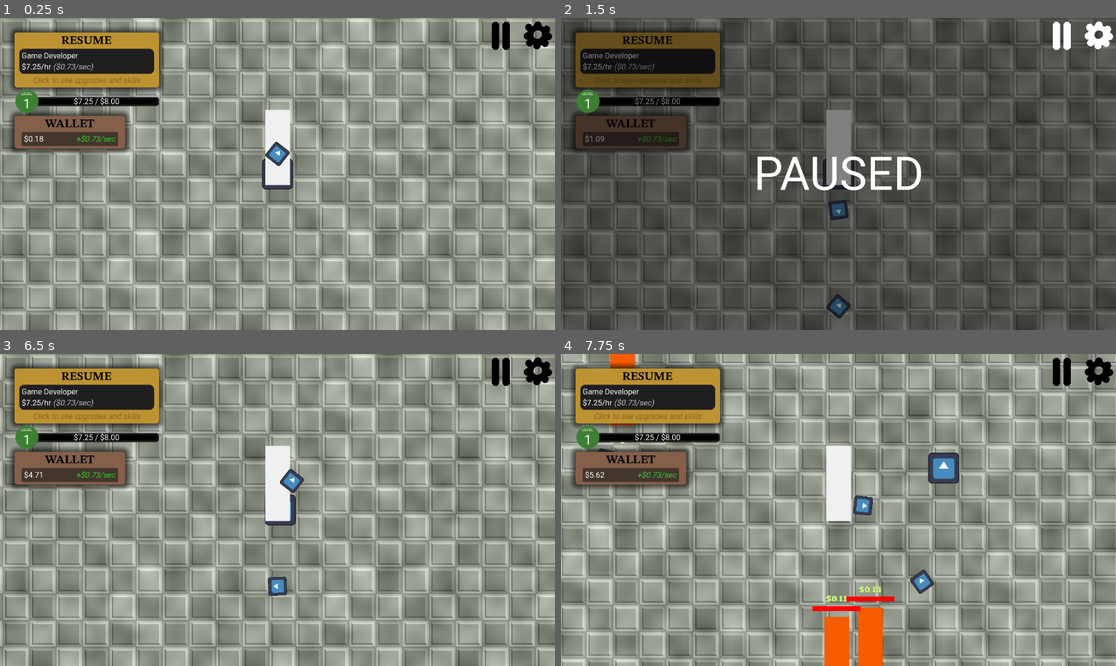
Above: before the commit, frames 1-4 (two rows, left to right).
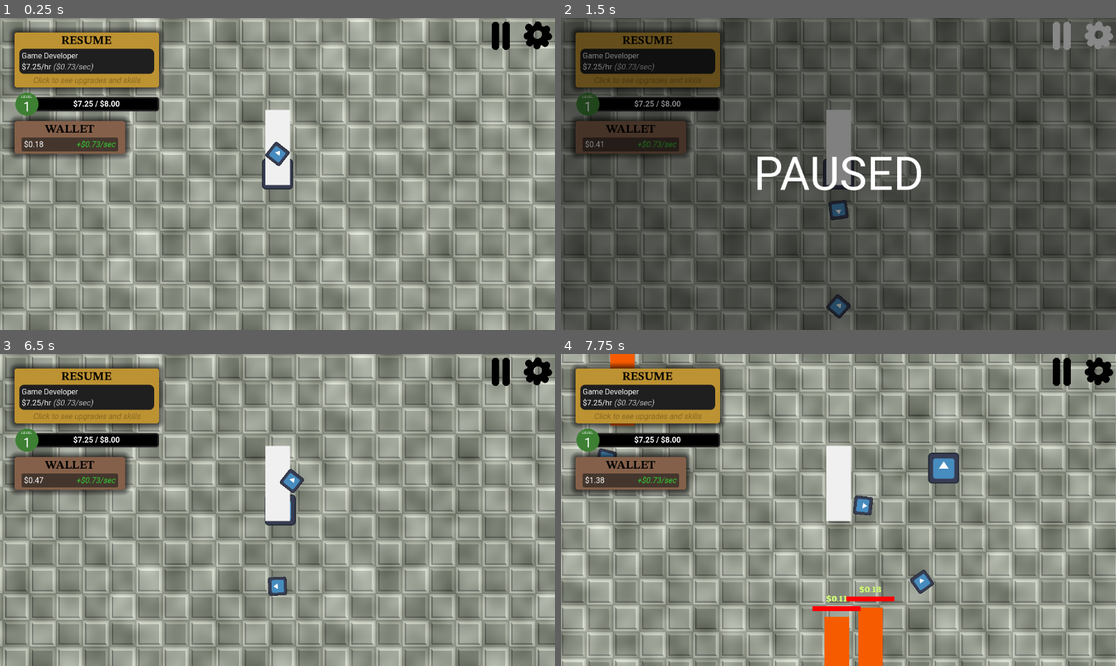
Above: after the commit, the same moments.

Repository: artmouse155/Escape-Minimum-Wage
Game: Godot game, scene res://main.tscn
Two runs of this game, one before a commit and one after it. Both use one fixed random seed, a clock stepped at 60 frames per second and the inputs below. The engine's default icon, where the game draws it, is replaced by a stand-in: a white triangle on a blue panel in a dark square.
Inputs (mouse positions are in pixels of both pictures, inside the frame that each line leads up to):
- Up to frame 1 (0.25 s): no input
- Up to frame 2 (1.5 s): click (1060, 36) at 0.5 s; click (1099, 36) at 1.25 s
- Up to frame 3 (6.5 s): click (88, 394) at 2 s; tap Enter every 0.75 s from 2.75 to 5.75 s; move the mouse to (399, 494) at 2.77 s; hold Right (right) 2.78-3.53 s; move the mouse to (166, 525) at 3.52 s; hold S (down) 3.53-4.28 s; move the mouse to (333, 441) at 4.27 s; hold Right (right) 4.28-5.03 s; move the mouse to (249, 572) at 5.02 s; hold W (up) 5.03-5.78 s; move the mouse to (444, 556) at 5.77 s; hold A (left) from 5.78 s (still down); tap P (pause) at 6.4 s
- Up to frame 4 (7.75 s): tap Enter at 6.5 s; move the mouse to (672, 463) at 6.52 s; move the mouse to (866, 510) at 7.27 s; release A (left) at 7.28 s; hold S (down) from 7.28 s (still down)

The runs differ from the first frame. In frame 1, 2.6% of the frame differs, in the area x 1-29%, y 22-46%; in frame 2, 2.7%, in the area x 2-100%, y 1-45%; in frame 3, 2.6%; in frame 4, 2.6%.

Commit message:
Changing XP Bar, Fixed infinite money glitch

Diff:
--- a/escape-minimum-wage/Game/game.gd
+++ b/escape-minimum-wage/Game/game.gd
@@ -2,26 +2,39 @@
 
 @export var WorldNode: World
 @export var background_tiles: ShaderMaterial
+
+# XP Bar
+@export_group("XP Bar")
 @export var xpbar_circle: ShaderMaterial
-@export_group("Colors")
+@export var XPBar: ProgressBar
+@export var normal_xp_bar_theme: StringName = &"XPBar"
+@export var boss_xp_bar_theme: StringName = &"PerformanceReviewBar"
+@export var normal_xp_bar_font: Font = preload("res://Resources/Roboto/static/Roboto-Bold.ttf")
+@export var boss_xp_bar_font: Font = preload("res://Resources/Alfa_Slab_One/AlfaSlabOne-Regular.ttf")
+@export var normal_xp_bar_font_size: int = 16
+@export var boss_xp_bar_font_size: int = 12
+@export var Skull: TextureRect
+@export_subgroup("Colors")
 @export var xp_green: Color
 @export var xp_red: Color
 @export var label_white: Color
 @export var label_yellow: Color
+@export_subgroup("")
 @export_group("")
 @export var Pause: Button
 @export var Settings: Button
 @export var PauseScreen: ColorRect
 
-# XP Bar
-@export var XPBar: ProgressBar
-@export var Skull: TextureRect
+
+
 
 @export_group("Labels")
 @export var TitleLabel: Label
 @export var SalaryLabel: RichTextLabel
 @export var MoneyLabel: Label
 @export var RateLabel: RichTextLabel
+
+#XP Bar
 @export var LevelLabel: Label
 @export var XPBarLabel: Label
 @export_group("")
@@ -75,9 +88,10 @@
 	background_tiles.set_shader_parameter("offset", WorldNode.PlayerNode.position)
 	background_tiles.set_shader_parameter("zoom", WorldNode.Camera.zoom)
 
-	# Give our player the money they worked so hard for!
-	playerdata.money += (playerdata.salary * HOURS_PER_SECOND * delta)
-	update_playerdata(playerdata)
+	if not get_tree().paused:
+		# Give our player the money they worked so hard for!
+		playerdata.money += (playerdata.salary * HOURS_PER_SECOND * delta)
+		update_playerdata(playerdata)
 
 func update_playerdata(_playerdata: PlayerResource):
 	playerdata = _playerdata
@@ -123,7 +137,11 @@
 	playerdata.is_fighting_boss = true
 	playerdata.salary = next_wage_threshold
 	XPBarLabel.label_settings.font_color = label_yellow
+	XPBarLabel.label_settings.font = boss_xp_bar_font
+	XPBarLabel.label_settings.font_size = boss_xp_bar_font_size
 	xpbar_circle.set_shader_parameter("color", xp_red)
+	XPBar.theme_type_variation = boss_xp_bar_theme
+	XPBar.value = 1.0
 	XPBarLabel.text = "PERFORMANCE REVIEW"
 	WorldNode.EnemySpawnerNode.summon_boss()
 
@@ -131,7 +149,10 @@
 func on_boss_dead():
 	playerdata.is_fighting_boss = false
 	XPBarLabel.label_settings.font_color = label_white
+	XPBarLabel.label_settings.font = normal_xp_bar_font
+	XPBarLabel.label_settings.font_size = normal_xp_bar_font_size
 	xpbar_circle.set_shader_parameter("color", xp_green)
+	XPBar.theme_type_variation = normal_xp_bar_theme
 	next_level()
 
 func on_enemy_dead(_raise_amt: float, _title: String):
--- a/escape-minimum-wage/Game/game.tscn
+++ b/escape-minimum-wage/Game/game.tscn
@@ -11,6 +11,7 @@
 [ext_resource type="Shader" uid="uid://b7tovnijrw8ri" path="res://Game/circle.gdshader" id="7_glinl"]
 [ext_resource type="Texture2D" uid="uid://bk5bvjwitdb73" path="res://Game/UI/black_circle.png" id="7_kul4i"]
 [ext_resource type="Texture2D" uid="uid://dcv2jvrbq7jux" path="res://Game/UI/skull.png" id="8_fsxsm"]
+[ext_resource type="FontFile" uid="uid://dm1564gx0yygd" path="res://Resources/Roboto/static/Roboto-Bold.ttf" id="9_72g0p"]
 [ext_resource type="Script" uid="uid://3qwp5parw6tj" path="res://Game/title.gd" id="10_7gi1t"]
 
 [sub_resource type="ShaderMaterial" id="ShaderMaterial_7raqb"]
@@ -53,6 +54,7 @@
 font_size = 28
 
 [sub_resource type="LabelSettings" id="LabelSettings_glinl"]
+font = ExtResource("9_72g0p")
 
 [sub_resource type="StyleBoxFlat" id="StyleBoxFlat_buohc"]
 bg_color = Color(0.517647, 0.376471, 0.290196, 1)
@@ -68,7 +70,7 @@
 }
 point_count = 3
 
-[node name="Game" type="Control" node_paths=PackedStringArray("WorldNode", "Pause", "Settings", "PauseScreen", "XPBar", "Skull", "TitleLabel", "SalaryLabel", "MoneyLabel", "RateLabel", "LevelLabel", "XPBarLabel", "TitleNode")]
+[node name="Game" type="Control" node_paths=PackedStringArray("WorldNode", "XPBar", "Skull", "Pause", "Settings", "PauseScreen", "TitleLabel", "SalaryLabel", "MoneyLabel", "RateLabel", "LevelLabel", "XPBarLabel", "TitleNode")]
 process_mode = 3
 layout_mode = 3
 anchors_preset = 15
@@ -81,6 +83,8 @@
 WorldNode = NodePath("GameContainer/SubViewport/World")
 background_tiles = SubResource("ShaderMaterial_7raqb")
 xpbar_circle = SubResource("ShaderMaterial_72g0p")
+XPBar = NodePath("MarginContainer/InGameUI/Container/HBoxContainer/MarginContainer/XPBar")
+Skull = NodePath("MarginContainer/InGameUI/Container/HBoxContainer/Control2/Skull")
 xp_green = Color(0.239216, 0.498039, 0.2, 1)
 xp_red = Color(0.71, 0.1633, 0.1633, 1)
 label_white = Color(1, 1, 1, 1)
@@ -88,15 +92,13 @@
 Pause = NodePath("PauseAndSettings/Pause")
 Settings = NodePath("PauseAndSettings/Settings")
 PauseScreen = NodePath("PauseScreen")
-XPBar = NodePath("MarginContainer/InGameUI/Container/HBoxContainer/MarginContainer/XPBar")
-Skull = NodePath("MarginContainer/InGameUI/Container/HBoxContainer/Control2/Skull")
 TitleLabel = NodePath("MarginContainer/InGameUI/Resume/MarginContainer/VBoxContainer/PanelContainer/MarginContainer/VBoxContainer/Position")
 SalaryLabel = NodePath("MarginContainer/InGameUI/Resume/MarginContainer/VBoxContainer/PanelContainer/MarginContainer/VBoxContainer/Salary")
 MoneyLabel = NodePath("MarginContainer/InGameUI/Wallet/MarginContainer/VBoxContainer/Money/MarginContainer/MoneyLabel")
 RateLabel = NodePath("MarginContainer/InGameUI/Wallet/MarginContainer/VBoxContainer/Money/MarginContainer/RateLabel")
 LevelLabel = NodePath("MarginContainer/InGameUI/Container/HBoxContainer/Control/Control/TextureRect/MarginContainer/VBoxContainer/Level")
 XPBarLabel = NodePath("MarginContainer/InGameUI/Container/HBoxContainer/MarginContainer/Label")
-TitleNode = NodePath("Path2D")
+TitleNode = NodePath("Title")
 
 [node name="BG" type="ColorRect" parent="."]
 material = SubResource("ShaderMaterial_7raqb")
@@ -256,6 +258,7 @@
 size_flags_horizontal = 3
 
 [node name="XPBar" type="ProgressBar" parent="MarginContainer/InGameUI/Container/HBoxContainer/MarginContainer"]
+custom_minimum_size = Vector2(0, 30)
 layout_mode = 2
 size_flags_vertical = 1
 theme = ExtResource("1_oomkl")
@@ -335,6 +338,7 @@
 
 [node name="PauseScreen" type="ColorRect" parent="."]
 visible = false
+z_index = 1
 layout_mode = 1
 anchors_preset = 15
 anchor_right = 1.0
@@ -386,17 +390,18 @@
 icon = ExtResource("6_oomkl")
 flat = true
 
-[node name="Path2D" type="Path2D" parent="." node_paths=PackedStringArray("Follower", "TitleLabel")]
+[node name="Title" type="Path2D" parent="." node_paths=PackedStringArray("Follower", "TitleLabel")]
+process_mode = 1
 curve = SubResource("Curve2D_kul4i")
 script = ExtResource("10_7gi1t")
 Follower = NodePath("PathFollow2D")
 TitleLabel = NodePath("PathFollow2D/RichTextLabel")
 
-[node name="PathFollow2D" type="PathFollow2D" parent="Path2D"]
+[node name="PathFollow2D" type="PathFollow2D" parent="Title"]
 position = Vector2(-400, -200)
 rotates = false
 
-[node name="RichTextLabel" type="RichTextLabel" parent="Path2D/PathFollow2D"]
+[node name="RichTextLabel" type="RichTextLabel" parent="Title/PathFollow2D"]
 custom_minimum_size = Vector2(1000, 500)
 anchors_preset = 15
 anchor_right = 1.0
--- a/escape-minimum-wage/Resources/Theme/main_theme.tres
+++ b/escape-minimum-wage/Resources/Theme/main_theme.tres
@@ -7,6 +7,19 @@
 
 [sub_resource type="StyleBoxFlat" id="StyleBoxFlat_itn17"]
 bg_color = Color(1, 0, 0, 1)
+
+[sub_resource type="StyleBoxFlat" id="StyleBoxFlat_g5elq"]
+bg_color = Color(0.709804, 0.164706, 0.164706, 1)
+border_width_left = 5
+border_width_top = 5
+border_width_right = 5
+border_width_bottom = 5
+border_color = Color(0.709804, 0.164706, 0.164706, 1)
+border_blend = true
+corner_radius_top_left = 5
+corner_radius_top_right = 5
+corner_radius_bottom_right = 5
+corner_radius_bottom_left = 5
 
 [sub_resource type="StyleBoxFlat" id="StyleBoxFlat_j4b44"]
 bg_color = Color(0, 0, 0, 1)
@@ -41,6 +54,8 @@
 HealthBar/base_type = &"ProgressBar"
 HealthBar/styles/background = SubResource("StyleBoxFlat_226ie")
 HealthBar/styles/fill = SubResource("StyleBoxFlat_itn17")
+PerformanceReviewBar/base_type = &"XPBar"
+PerformanceReviewBar/styles/fill = SubResource("StyleBoxFlat_g5elq")
 RaiseLabel/base_type = &"DisplayLabel"
 RaiseLabel/colors/font_color = Color(0.813143, 0.959172, 0.499433, 1)
 TitleBar/base_type = &"RichTextLabel"
Not shown: 1 places in escape-minimum-wage/Game/game.tscn that only renumber resources
Not shown: 1 places in escape-minimum-wage/Resources/Theme/main_theme.tres that only renumber resources
